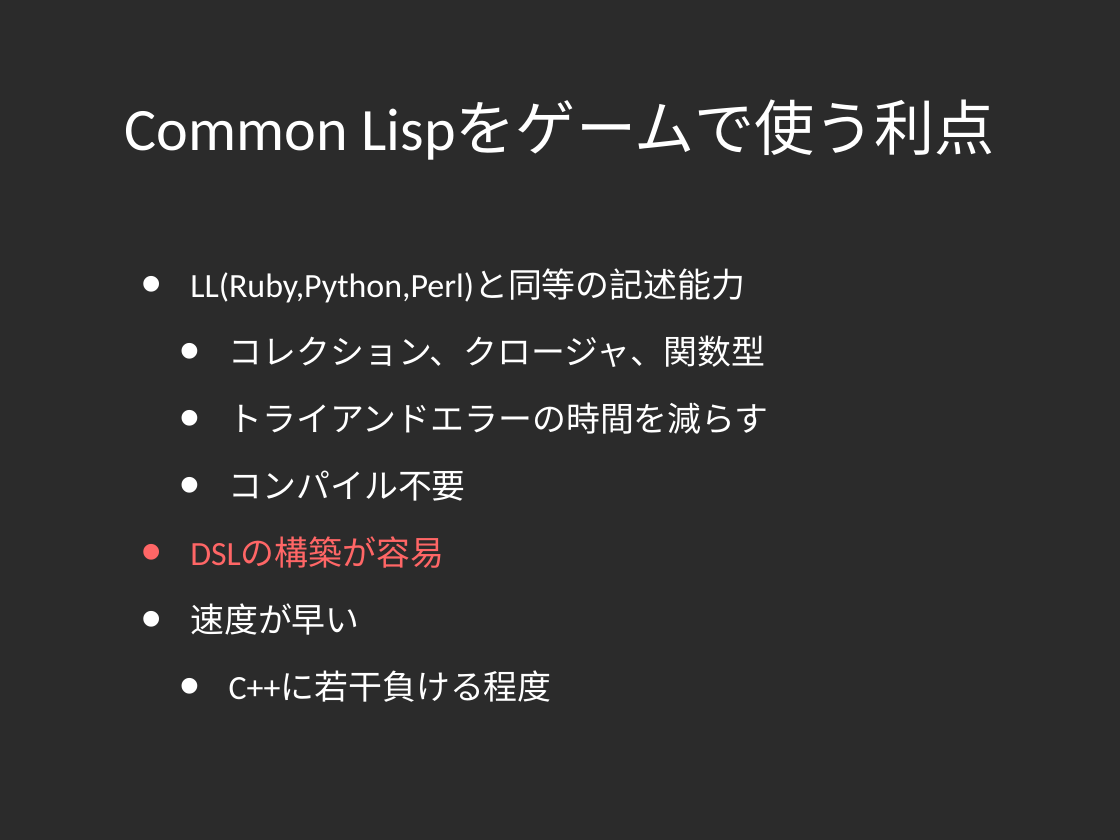
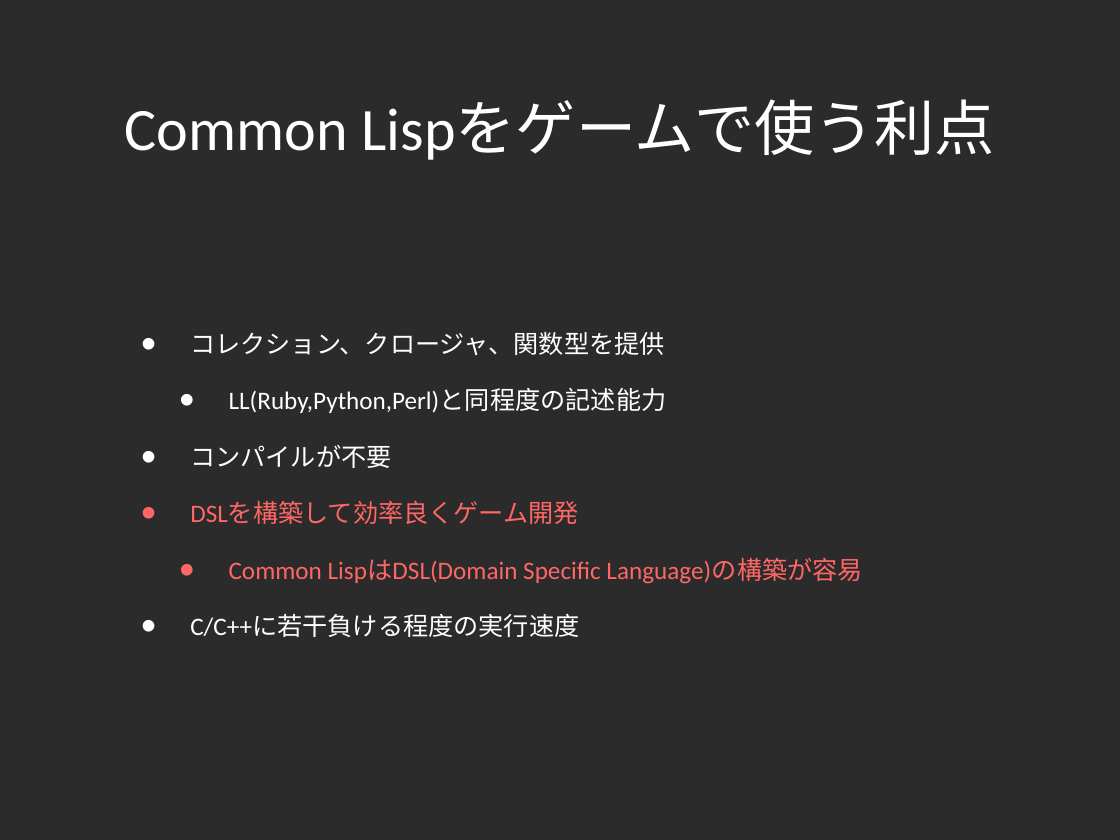
Before and after one commit to lambdasakura/doc, a slide deck: slide 8 of zengeren/fast_game_development_2010:02:12.ppt. Drawn at 1120x840 pixels with LibreOffice and Linux fonts; fonts in the diff are those of the drawing; background and template pictures are left out; a plain dark background stands for a picture behind light text. Boxes give left, top, right and bottom in pixels: in the first picture for what was removed or moved away, otherwise in the second. Text is boxed around its words. In the diff, an @@ line names an element or a change of style, - is before the commit and + after.

```diff
--- a/zengeren/fast_game_development_2010:02:12.ppt
+++ b/zengeren/fast_game_development_2010:02:12.ppt
@@ text at (190,332,862,637): text changed; size 31 to 23 pt @@
-• LL(Ruby,Python,Perl)と同等の記述能力
-  • コレクション、クロージャ、関数型
-  • トライアンドエラーの時間を減らす
-  • コンパイル不要
-• DSLの構築が容易
-• 速度が早い
-  • C++に若干負ける程度
+• コレクション、クロージャ、関数型を提供
+  • LL(Ruby,Python,Perl)と同程度の記述能力
+• コンパイルが不要
+• DSLを構築して効率良くゲーム開発
+  • Common LispはDSL(Domain Specific Language)の構築が容易
+• C/C++に若干負ける程度の実行速度
```
Also in this commit, not shown: 12 other slides changed, 7 slides added, 1 slide removed, 1 other file.
